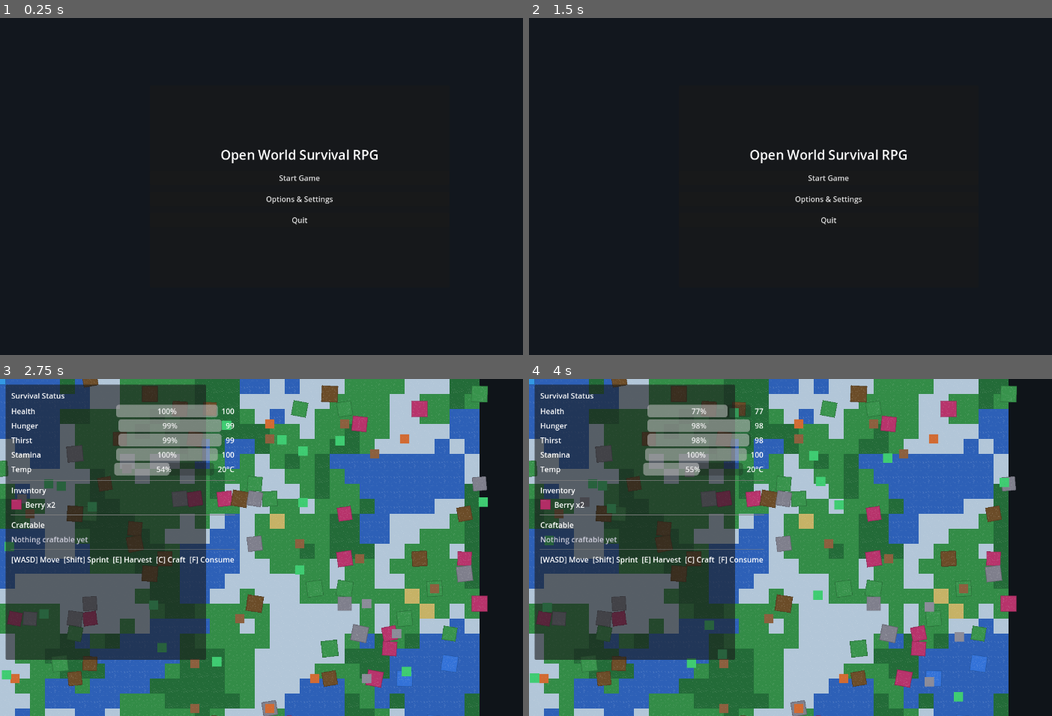
Above: before the commit, frames 1-4 (two rows, left to right).
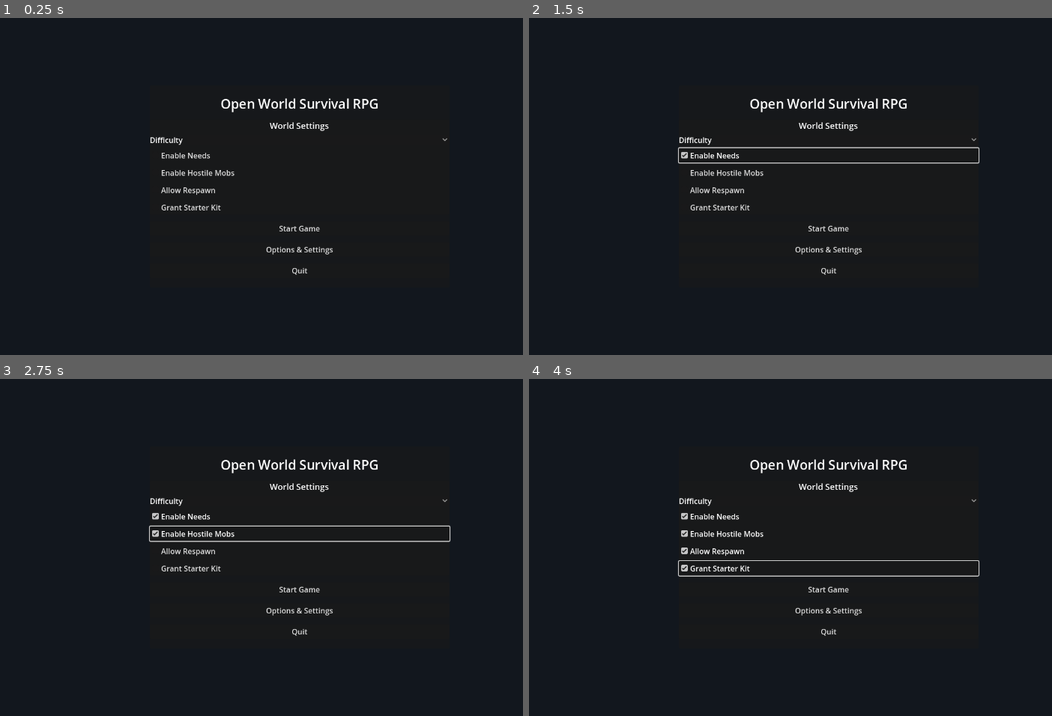
Above: after the commit, the same moments.

Repository: ProgrammingWithYagle/Open_World_Survival_RPG_CODEX
Game: Godot game, scene res://scenes/MainMenu.tscn
The game is run twice, just before and just after one commit, with the same random seed, the same clock (stepped at 60 frames per second) and the same inputs.
Inputs (mouse positions are in pixels of both pictures, inside the frame that each line leads up to):
- Up to frame 1 (0.25 s): no input
- Up to frame 2 (1.5 s): click (848, 139) at 0.52 s; click (827, 156) at 1.25 s, where only the run after the commit has a clickable "Enable Needs"
- Up to frame 3 (2.75 s): click (298, 534) at 2 s, where only the run after the commit has a clickable "Enable Hostile Mobs"
- Up to frame 4 (4 s): click (827, 550) at 2.75 s, where only the run after the commit has a clickable "Allow Respawn"; click (827, 567) at 3.5 s, where only the run after the commit has a clickable "Grant Starter Kit"

The runs differ from the first frame. In frame 1, 1.9% of the frame differs, in the area x 28-86%, y 23-77%; in frame 2, 2.5%; in frame 3, 92%, in the area x 0-94%, y 0-100%; in frame 4, 92%.
Error after the commit: Parse Error: Used space character for indentation instead of tab as used before in the file. (res://scripts/main_menu.gd:30)

Commit message:
Add world settings resource and menu wiring

Diff:
--- a/godot/scenes/MainMenu.tscn
+++ b/godot/scenes/MainMenu.tscn
@@ -37,6 +37,48 @@
 text = "Open World Survival RPG"
 horizontal_alignment = 1
 theme_override_font_sizes/font_size = 28
+
+[node name="WorldSettingsPanel" type="PanelContainer" parent="MainPanel/MenuContainer"]
+layout_mode = 2
+
+[node name="WorldSettingsContainer" type="VBoxContainer" parent="MainPanel/MenuContainer/WorldSettingsPanel"]
+layout_mode = 2
+theme_override_constants/separation = 6
+
+[node name="WorldSettingsTitle" type="Label" parent="MainPanel/MenuContainer/WorldSettingsPanel/WorldSettingsContainer"]
+layout_mode = 2
+text = "World Settings"
+horizontal_alignment = 1
+theme_override_font_sizes/font_size = 18
+
+[node name="DifficultyRow" type="HBoxContainer" parent="MainPanel/MenuContainer/WorldSettingsPanel/WorldSettingsContainer"]
+layout_mode = 2
+alignment = 1
+theme_override_constants/separation = 8
+
+[node name="DifficultyLabel" type="Label" parent="MainPanel/MenuContainer/WorldSettingsPanel/WorldSettingsContainer/DifficultyRow"]
+layout_mode = 2
+text = "Difficulty"
+
+[node name="DifficultyOption" type="OptionButton" parent="MainPanel/MenuContainer/WorldSettingsPanel/WorldSettingsContainer/DifficultyRow"]
+layout_mode = 2
+size_flags_horizontal = 3
+
+[node name="NeedsToggle" type="CheckBox" parent="MainPanel/MenuContainer/WorldSettingsPanel/WorldSettingsContainer"]
+layout_mode = 2
+text = "Enable Needs"
+
+[node name="MobsToggle" type="CheckBox" parent="MainPanel/MenuContainer/WorldSettingsPanel/WorldSettingsContainer"]
+layout_mode = 2
+text = "Enable Hostile Mobs"
+
+[node name="RespawnToggle" type="CheckBox" parent="MainPanel/MenuContainer/WorldSettingsPanel/WorldSettingsContainer"]
+layout_mode = 2
+text = "Allow Respawn"
+
+[node name="StarterKitToggle" type="CheckBox" parent="MainPanel/MenuContainer/WorldSettingsPanel/WorldSettingsContainer"]
+layout_mode = 2
+text = "Grant Starter Kit"
 
 [node name="StartButton" type="Button" parent="MainPanel/MenuContainer"]
 layout_mode = 2
--- a/godot/scripts/game.gd
+++ b/godot/scripts/game.gd
@@ -18,6 +18,13 @@
 var needs: Needs
 var crafting: Crafting
 var mob_db: MobDB
+## Exposed to gameplay systems (spawns, needs, death flow) for world-specific tuning.
+var world_settings: WorldSettings
+
+var base_resource_count := 0
+var base_resource_density := 0.0
+var base_mob_count := 0
+var base_mob_density := 0.0
 
 var player: CharacterBody2D
 var hud: CanvasLayer
@@ -45,6 +52,13 @@
 
 	mob_db = MobDB.new()
 	add_child(mob_db)
+
+	base_resource_count = resource_count
+	base_resource_density = resource_density
+	base_mob_count = mob_count
+	base_mob_density = mob_density
+
+	_apply_world_settings()
 
 	player.set_systems(inventory, needs, crafting, item_db)
 	hud.bind_systems(inventory, needs, item_db, crafting)
@@ -84,6 +98,8 @@
 	return Vector2(cos(angle), sin(angle)) * distance
 
 func _seed_starting_items() -> void:
+	if world_settings != null and not world_settings.grant_starter_kit:
+		return
 	inventory.add_item("berry", 2)
 
 func _spawn_radial_resources() -> void:
@@ -142,6 +158,8 @@
 
 func _spawn_mobs() -> void:
 	if mob_db == null:
+		return
+	if world_settings != null and not world_settings.enable_hostile_mobs:
 		return
 	if world_generator == null:
 		_spawn_radial_mobs()
@@ -212,3 +230,30 @@
 		if roll <= running:
 			return resource_id
 	return "wood"
+
+func get_world_settings() -> WorldSettings:
+	return world_settings
+
+func _apply_world_settings() -> void:
+	if world_settings == null:
+		world_settings = WorldSettings.new()
+	var mob_multiplier := world_settings.get_mob_multiplier()
+	if world_settings.enable_hostile_mobs:
+		mob_count = int(round(base_mob_count * mob_multiplier))
+		mob_density = base_mob_density * mob_multiplier
+	else:
+		mob_count = 0
+		mob_density = 0.0
+
+	needs.enabled = world_settings.enable_needs
+	if needs.enabled:
+		var needs_multiplier := world_settings.get_needs_multiplier()
+		needs.hunger_decay *= needs_multiplier
+		needs.thirst_decay *= needs_multiplier
+		needs.temperature_drift *= needs_multiplier
+		needs.health_decay_rate *= needs_multiplier
+	else:
+		needs.hunger = 100.0
+		needs.thirst = 100.0
+		needs.health = needs.max_health
+		needs.stamina = needs.max_stamina
--- a/godot/scripts/main_menu.gd
+++ b/godot/scripts/main_menu.gd
@@ -9,16 +9,23 @@
 @onready var settings_panel := $SettingsPanel
 @onready var volume_slider := $SettingsPanel/SettingsContainer/VolumeRow/VolumeSlider
 @onready var fullscreen_toggle := $SettingsPanel/SettingsContainer/FullscreenRow/FullscreenToggle
+@onready var difficulty_option := $MainPanel/MenuContainer/WorldSettingsPanel/WorldSettingsContainer/DifficultyRow/DifficultyOption
+@onready var needs_toggle := $MainPanel/MenuContainer/WorldSettingsPanel/WorldSettingsContainer/NeedsToggle
+@onready var mobs_toggle := $MainPanel/MenuContainer/WorldSettingsPanel/WorldSettingsContainer/MobsToggle
+@onready var respawn_toggle := $MainPanel/MenuContainer/WorldSettingsPanel/WorldSettingsContainer/RespawnToggle
+@onready var starter_kit_toggle := $MainPanel/MenuContainer/WorldSettingsPanel/WorldSettingsContainer/StarterKitToggle
 
 var config := ConfigFile.new()
 
 func _ready() -> void:
-    _load_settings()
-    _apply_settings()
-    _show_main()
+	_load_settings()
+	_apply_settings()
+	_setup_world_settings()
+	_show_main()
 
 func _on_start_pressed() -> void:
-    get_tree().change_scene_to_file("res://scenes/Main.tscn")
+	var settings := _build_world_settings()
+	_start_game(settings)
 
 func _on_settings_pressed() -> void:
     _show_settings()
@@ -34,7 +41,7 @@
     _apply_volume(value)
 
 func _on_fullscreen_toggled(pressed: bool) -> void:
-    _apply_fullscreen(pressed)
+	_apply_fullscreen(pressed)
 
 func _show_main() -> void:
     main_panel.visible = true
@@ -64,7 +71,49 @@
     AudioServer.set_bus_volume_db(AUDIO_BUS_MASTER, volume_db)
 
 func _apply_fullscreen(is_fullscreen: bool) -> void:
-    if is_fullscreen:
-        DisplayServer.window_set_mode(DisplayServer.WINDOW_MODE_FULLSCREEN)
-    else:
-        DisplayServer.window_set_mode(DisplayServer.WINDOW_MODE_WINDOWED)
+	if is_fullscreen:
+		DisplayServer.window_set_mode(DisplayServer.WINDOW_MODE_FULLSCREEN)
+	else:
+		DisplayServer.window_set_mode(DisplayServer.WINDOW_MODE_WINDOWED)
+
+func _setup_world_settings() -> void:
+	difficulty_option.clear()
+	difficulty_option.add_item("Peaceful", WorldSettings.Difficulty.PEACEFUL)
+	difficulty_option.add_item("Easy", WorldSettings.Difficulty.EASY)
+	difficulty_option.add_item("Normal", WorldSettings.Difficulty.NORMAL)
+	difficulty_option.add_item("Hardcore", WorldSettings.Difficulty.HARDCORE)
+	difficulty_option.select(WorldSettings.Difficulty.NORMAL)
+	difficulty_option.item_selected.connect(_on_difficulty_selected)
+	_apply_recommended_world_flags(WorldSettings.Difficulty.NORMAL)
+
+func _on_difficulty_selected(index: int) -> void:
+	_apply_recommended_world_flags(index)
+
+func _apply_recommended_world_flags(difficulty: int) -> void:
+	var settings := WorldSettings.new()
+	settings.difficulty = difficulty
+	settings.apply_recommended_flags()
+	needs_toggle.button_pressed = settings.enable_needs
+	mobs_toggle.button_pressed = settings.enable_hostile_mobs
+	respawn_toggle.button_pressed = settings.allow_respawn
+	starter_kit_toggle.button_pressed = settings.grant_starter_kit
+
+func _build_world_settings() -> WorldSettings:
+	var settings := WorldSettings.new()
+	settings.difficulty = difficulty_option.get_selected_id()
+	settings.enable_needs = needs_toggle.button_pressed
+	settings.enable_hostile_mobs = mobs_toggle.button_pressed
+	settings.allow_respawn = respawn_toggle.button_pressed
+	settings.grant_starter_kit = starter_kit_toggle.button_pressed
+	return settings
+
+func _start_game(settings: WorldSettings) -> void:
+	var packed_scene := load("res://scenes/Main.tscn") as PackedScene
+	if packed_scene == null:
+		return
+	var instance := packed_scene.instantiate()
+	if instance != null:
+		instance.world_settings = settings
+	get_tree().root.add_child(instance)
+	get_tree().current_scene = instance
+	queue_free()
--- a/godot/scripts/needs.gd
+++ b/godot/scripts/needs.gd
@@ -25,8 +25,11 @@
 var stamina_sprint_drain := 1.6
 var stamina_action_cost := 6.0
 var is_resting := true
+var enabled := true
 
 func tick(delta: float) -> void:
+    if not enabled:
+        return
     hunger = clampf(hunger - hunger_decay * delta, 0.0, 100.0)
     thirst = clampf(thirst - thirst_decay * delta, 0.0, 100.0)
     temperature = clampf(temperature + temperature_drift * delta, -10.0, 45.0)
--- /dev/null
+++ b/godot/scripts/world_settings.gd
@@ -0,0 +1,60 @@
+extends Resource
+class_name WorldSettings
+
+## WorldSettings is a data container that travels from the main menu into the game scene.
+## It will be serialized alongside world saves later, so keep new fields deterministic and data-only.
+
+enum Difficulty { PEACEFUL, EASY, NORMAL, HARDCORE }
+
+@export var difficulty: Difficulty = Difficulty.NORMAL
+@export var enable_needs := true
+@export var enable_hostile_mobs := true
+@export var allow_respawn := true
+@export var grant_starter_kit := true
+
+func apply_recommended_flags() -> void:
+	match difficulty:
+		Difficulty.PEACEFUL:
+			enable_needs = false
+			enable_hostile_mobs = false
+			allow_respawn = true
+			grant_starter_kit = true
+		Difficulty.EASY:
+			enable_needs = true
+			enable_hostile_mobs = true
+			allow_respawn = true
+			grant_starter_kit = true
+		Difficulty.NORMAL:
+			enable_needs = true
+			enable_hostile_mobs = true
+			allow_respawn = true
+			grant_starter_kit = true
+		Difficulty.HARDCORE:
+			enable_needs = true
+			enable_hostile_mobs = true
+			allow_respawn = false
+			grant_starter_kit = false
+
+func get_needs_multiplier() -> float:
+	match difficulty:
+		Difficulty.PEACEFUL:
+			return 0.0
+		Difficulty.EASY:
+			return 0.8
+		Difficulty.NORMAL:
+			return 1.0
+		Difficulty.HARDCORE:
+			return 1.35
+	return 1.0
+
+func get_mob_multiplier() -> float:
+	match difficulty:
+		Difficulty.PEACEFUL:
+			return 0.0
+		Difficulty.EASY:
+			return 0.85
+		Difficulty.NORMAL:
+			return 1.0
+		Difficulty.HARDCORE:
+			return 1.4
+	return 1.0
Not shown, changed: AGENTS.md
Not shown, changed: README.md
